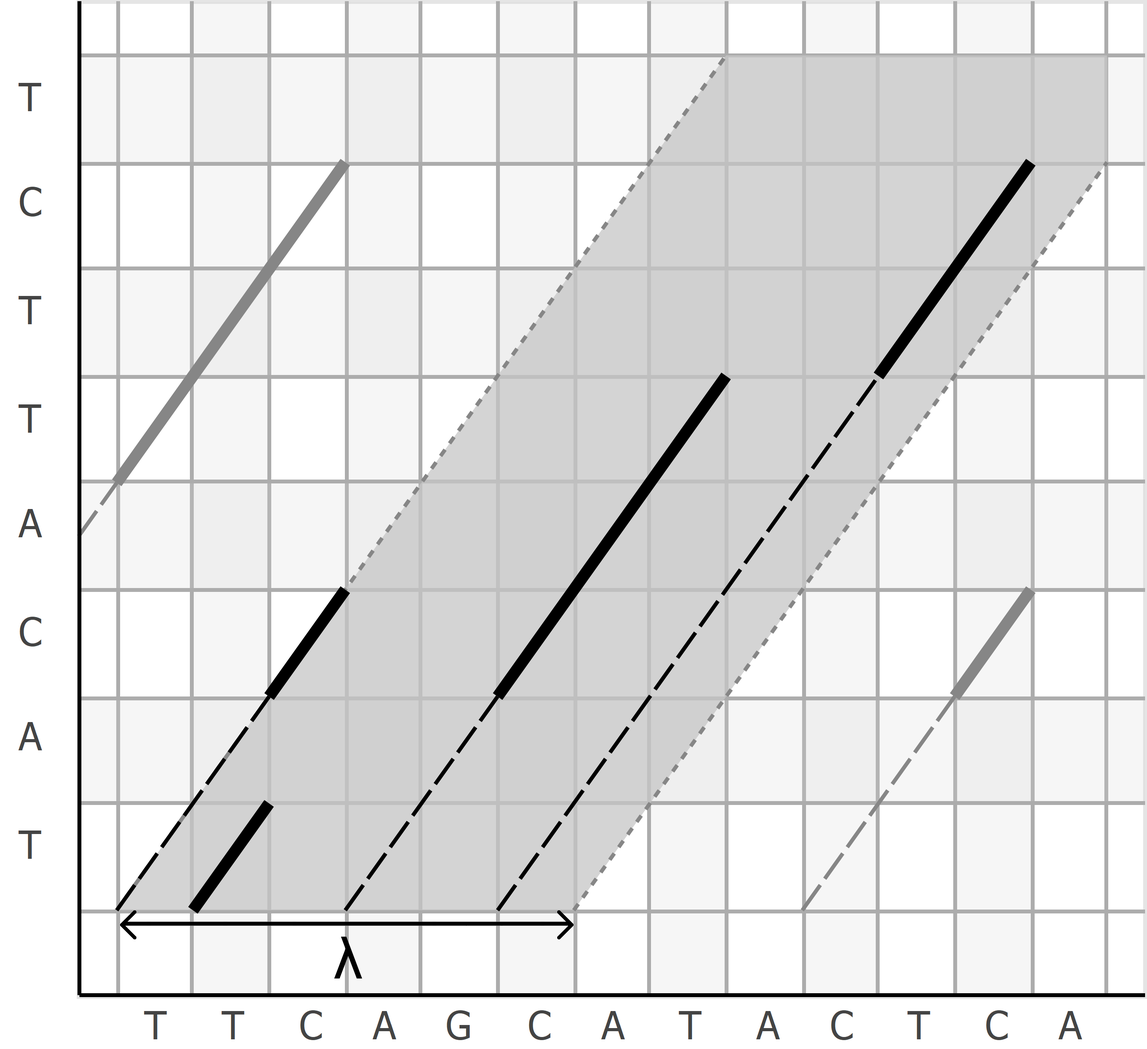
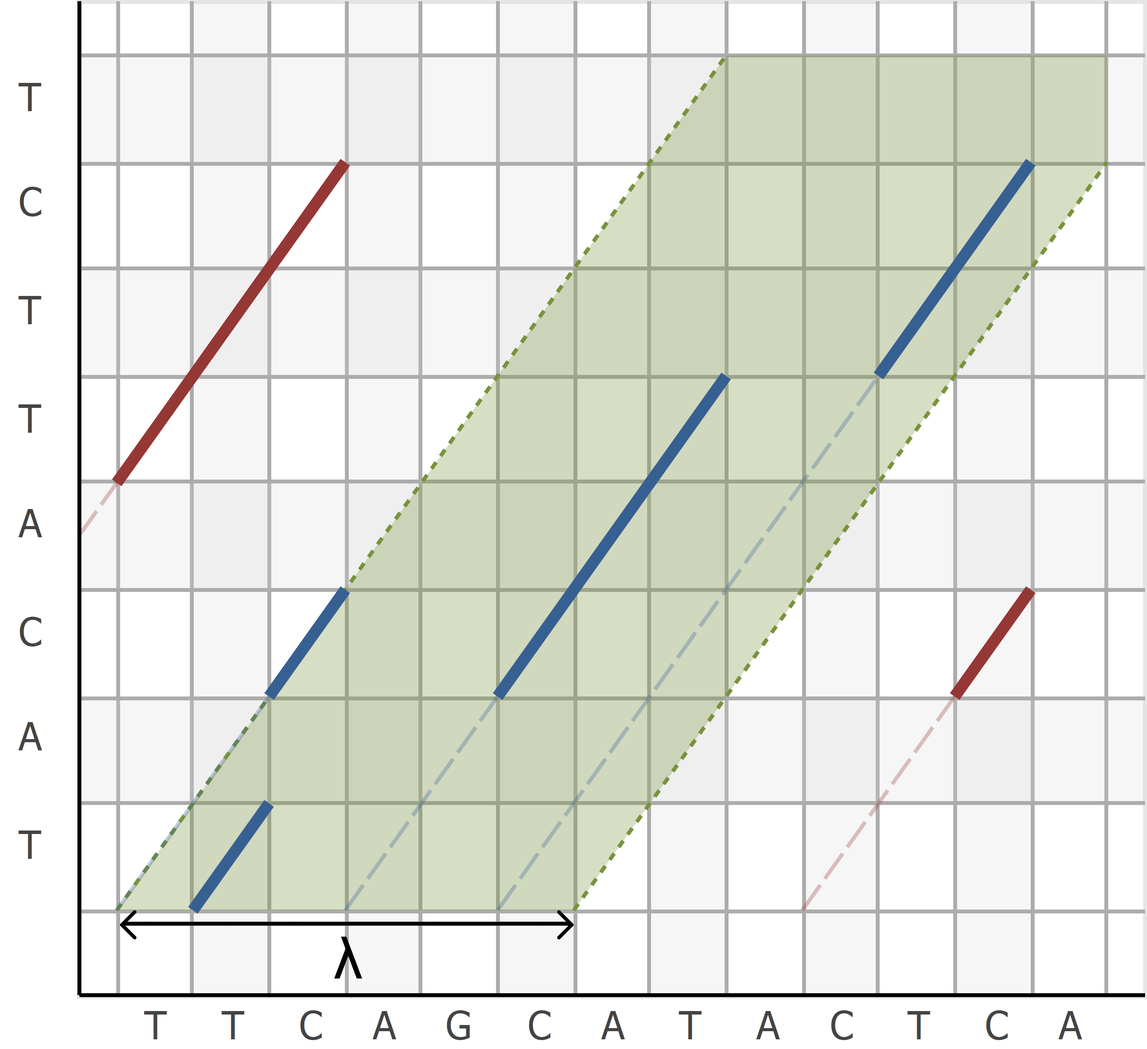
Layered file, before and after one edit (1147x1049). Changes by layer:
painted on "stripOfConsideration.svg" over (x1=81, y1=55, x2=1109, y2=915)
